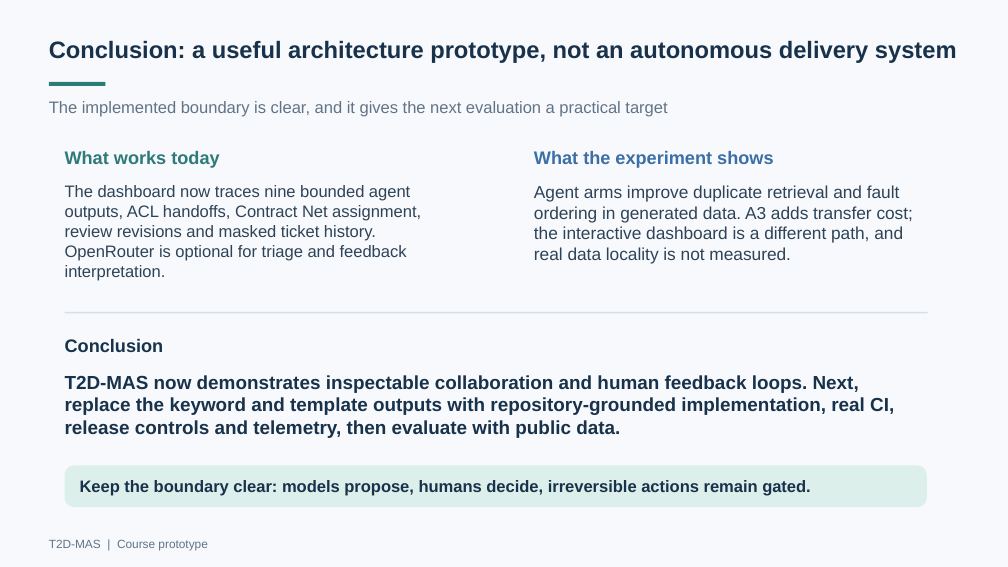
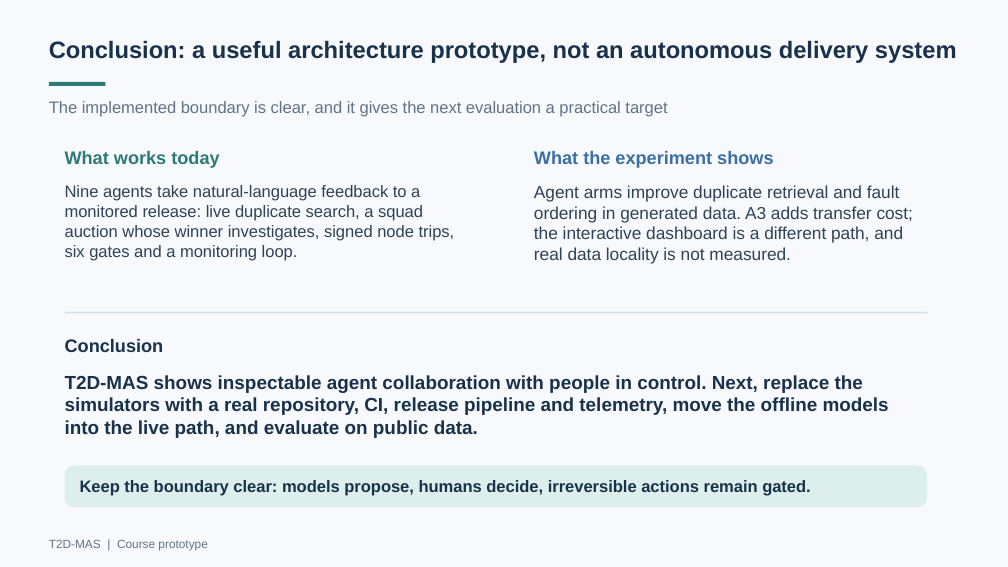
Before and after one commit to zidanarsyad/t2d-mas, a slide deck: slide 13 of deliverables/T2D-MAS-Program-Explainer-Updated.pptx. Drawn at 1008x567 pixels with LibreOffice and Linux fonts; fonts in the diff are those of the drawing. Boxes give left, top, right and bottom in pixels: in the first picture for what was removed or moved away, otherwise in the second. Text is boxed around its words. In the diff, an @@ line names an element or a change of style, - is before the commit and + after.

```diff
--- a/deliverables/T2D-MAS-Program-Explainer-Updated.pptx
+++ b/deliverables/T2D-MAS-Program-Explainer-Updated.pptx
@@ text at (65,185,455,261): text changed @@
-The dashboard now traces nine bounded agent outputs, ACL handoffs, Contract Net assignment, review revisions and masked ticket history. OpenRouter is optional for triage and feedback interpretation.
+Nine agents take natural-language feedback to a monitored release: live duplicate search, a squad auction whose winner investigates, signed node trips, six gates and a monitoring loop.
@@ text at (65,375,889,438): text changed @@
-T2D-MAS now demonstrates inspectable collaboration and human feedback loops. Next, replace the keyword and template outputs with repository-grounded implementation, real CI, release controls and telemetry, then evaluate with public data.
+T2D-MAS shows inspectable agent collaboration with people in control. Next, replace the simulators with a real repository, CI, release pipeline and telemetry, move the offline models into the live path, and evaluate on public data.
```
Also in this commit, not shown: 9 other slides changed, 12 other files.
